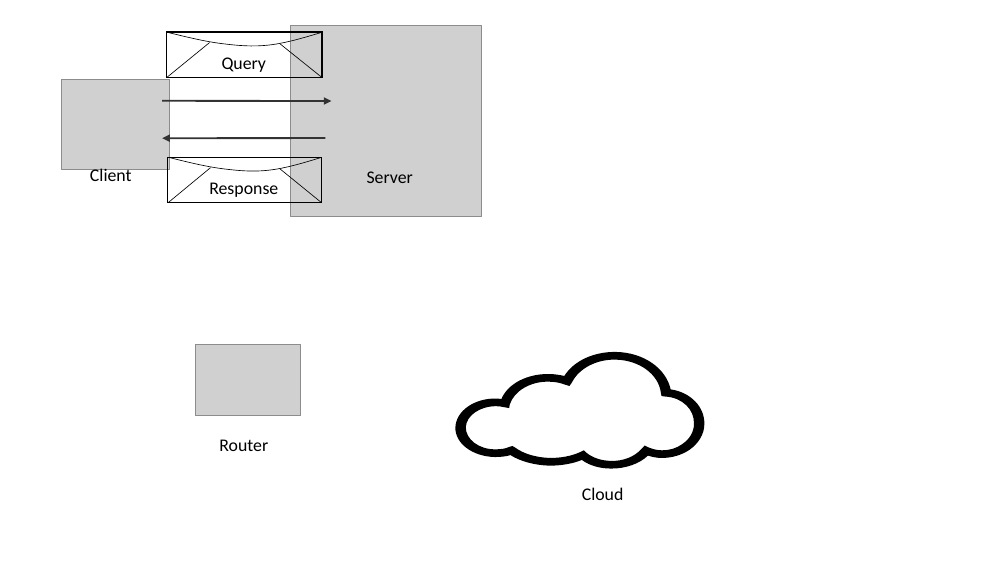
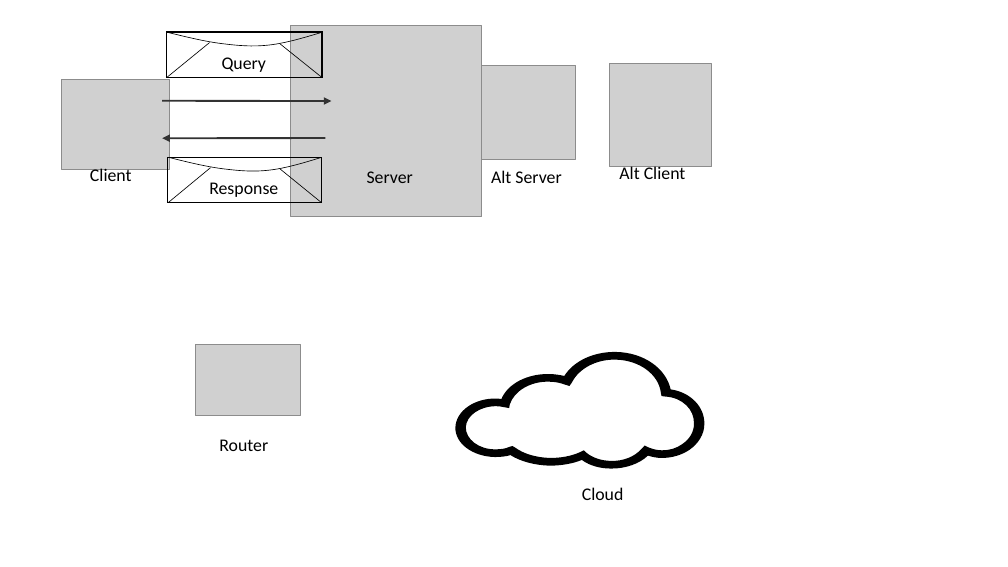
Before and after one commit to SystemsApproach/7E, a slide deck: slide 2 of figures/Figure-Style.odp. Drawn at 1008x567 pixels with LibreOffice and Linux fonts; fonts in the diff are those of the drawing; grey boxes stand for pictures. Boxes give left, top, right and bottom in pixels: in the first picture for what was removed or moved away, otherwise in the second. Text is boxed around its words. In the diff, an @@ line names an element or a change of style, - is before the commit and + after.

```diff
--- a/figures/Figure-Style.odp
+++ b/figures/Figure-Style.odp
@@ picture added at box(482, 65, 576, 159) @@
@@ picture added at box(609, 64, 713, 167) @@
@@ text added at box(491, 170, 561, 183), 14 pt, text #000000 @@
+Alt Server
@@ text added at box(619, 165, 686, 179), 14 pt, text #000000 @@
+Alt Client
```
Also in this commit, not shown: 1 other slide changed, 2 other files.
